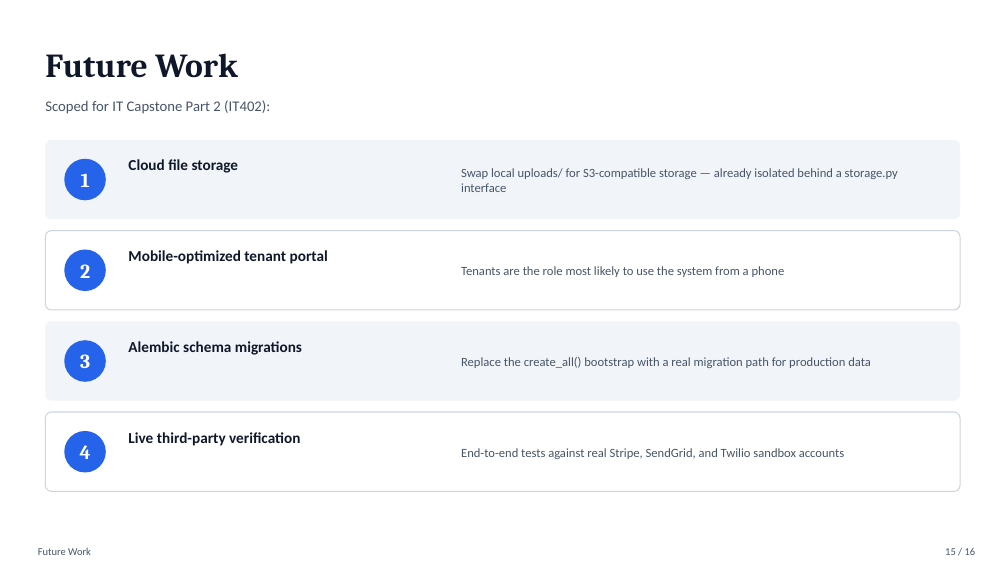
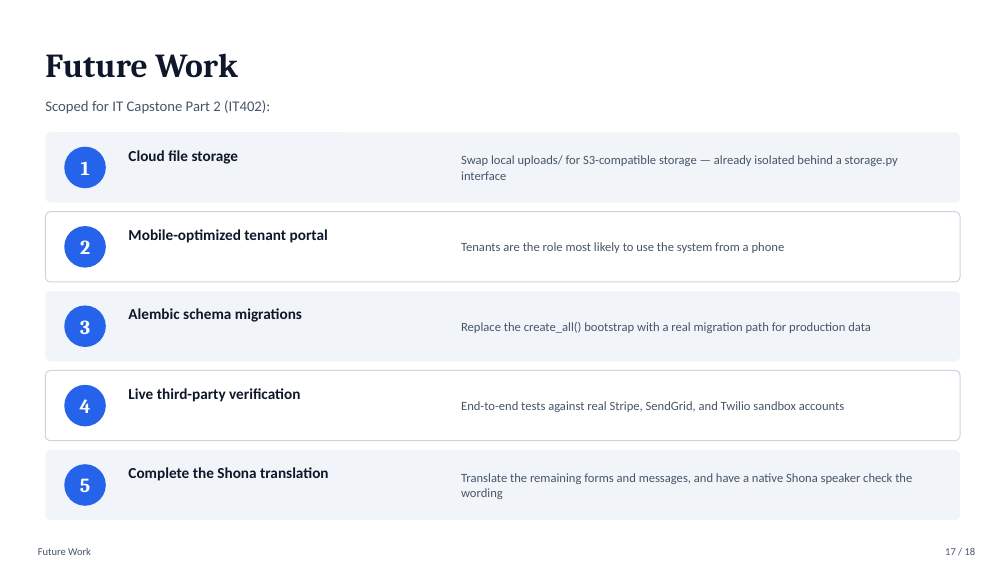
Before and after one commit to Abdur-lab/github-slideshow, a slide deck: slide 17 of docs/ABDURRAHMAAN_IT401_DEL_6_PRESENTATION.pptx (slide 15 before the commit). Drawn at 1008x567 pixels with LibreOffice and Linux fonts; fonts in the diff are those of the drawing. Boxes give left, top, right and bottom in pixels: in the first picture for what was removed or moved away, otherwise in the second. Text is boxed around its words. In the diff, an @@ line names an element or a change of style, - is before the commit and + after.

```diff
--- a/docs/ABDURRAHMAAN_IT401_DEL_6_PRESENTATION.pptx
+++ b/docs/ABDURRAHMAAN_IT401_DEL_6_PRESENTATION.pptx
@@ rounded rectangle: place and size @@
-rounded rectangle at [45, 140, 960, 219]
+rounded rectangle at [45, 132, 960, 203]
@@ 2 texts, 1 ellipse: place and size @@
-2 texts, 1 ellipse at [64, 159, 239, 200]
+2 texts, 1 ellipse at [64, 147, 239, 188]
@@ text "Swap local uploads/ for S3-compatible ...": place and size @@
-text "Swap local uploads/ for S3-compatible ..." at [461, 168, 898, 192]
+text "Swap local uploads/ for S3-compatible ..." at [461, 155, 898, 180]
@@ rounded rectangle: place and size @@
-rounded rectangle at [45, 231, 960, 310]
+rounded rectangle at [45, 212, 960, 282]
@@ text "2": place and size @@
-text "2" at [80, 264, 90, 278]
+text "2" at [80, 240, 90, 254]
@@ ellipse: place and size @@
-ellipse at [64, 250, 106, 291]
+ellipse at [64, 226, 106, 268]
@@ text "Mobile-optimized tenant portal": place and size @@
-text "Mobile-optimized tenant portal" at [128, 250, 328, 264]
+text "Mobile-optimized tenant portal" at [128, 229, 328, 243]
@@ text "Tenants are the role most ...": place and size @@
-text "Tenants are the role most ..." at [461, 266, 785, 277]
+text "Tenants are the role most ..." at [461, 242, 785, 253]
@@ rounded rectangle: place and size @@
-rounded rectangle at [45, 321, 960, 401]
+rounded rectangle at [45, 291, 960, 361]
@@ text "Alembic schema migrations": place and size @@
-text "Alembic schema migrations" at [128, 341, 302, 355]
+text "Alembic schema migrations" at [128, 308, 302, 322]
@@ text "Replace the create_all() bootstrap with ...": place and size @@
-text "Replace the create_all() bootstrap with ..." at [461, 357, 871, 368]
+text "Replace the create_all() bootstrap with ..." at [461, 322, 871, 333]
@@ text "3": place and size @@
-text "3" at [80, 354, 90, 368]
+text "3" at [80, 320, 90, 334]
@@ ellipse: place and size @@
-ellipse at [64, 340, 106, 382]
+ellipse at [64, 306, 106, 347]
@@ rounded rectangle: place and size @@
-rounded rectangle at [45, 412, 960, 492]
+rounded rectangle at [45, 371, 960, 441]
@@ 2 texts, 1 ellipse: place and size @@
-2 texts, 1 ellipse at [64, 431, 300, 473]
+2 texts, 1 ellipse at [64, 385, 300, 426]
@@ text "End-to-end tests against real Stripe, ...": place and size @@
-text "End-to-end tests against real Stripe, ..." at [461, 448, 844, 459]
+text "End-to-end tests against real Stripe, ..." at [461, 401, 844, 412]
@@ rounded rectangle added at [45, 450, 960, 520], fill #F1F5F9 @@
@@ ellipse added at [64, 464, 106, 506], fill #2563EB @@
@@ text added at [80, 478, 90, 492], 19 pt, text #FFFFFF, bold @@
+5
@@ text added at [128, 467, 329, 481], 14.5 pt, text #0F172A, bold @@
+Complete the Shona translation
@@ text added at [461, 473, 912, 499], 12 pt, text #475569 @@
+Translate the remaining forms and messages, and have a native Shona speaker check the wording
@@ text at [945, 548, 976, 555]: text changed @@
-15 / 16
+17 / 18
```
Also in this commit, not shown: 14 other slides changed, 2 slides added, 1 other file.
